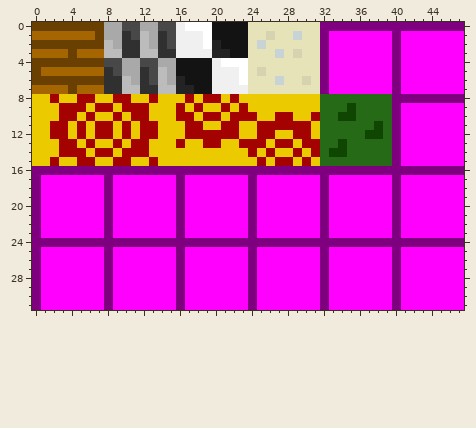
One commit to this pixel-art sprite: res/VISUAL_DATA/TILES/INTERIORS/floors.png. Above, as it was before the edit.
The file is 48x32 pixels. Colours within 5 levels of each other are drawn and written as one.
New version:
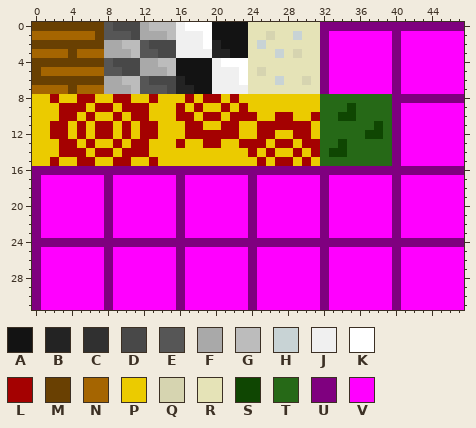
Palette (. is transparent): A #131313  B #232323  C #303030  D #484848  E #565656  F #a9a9a9  G #bcbcbc  H #c8d3d5  J #f0f0f0  K #ffffff  L #a40101  M #694002  N #a56501  P #ebcb00  Q #d6d4b0  R #e5e3b7  S #0f4602  T #266917  U #7f007f  V #ff00ff
Diff:
y 0: x 8..9 FF -> ED; x 13..15 FDD -> GGG
y 1: x 8..10 FFC -> EEE; x 12 G -> F; x 14..15 CD -> FG
y 2: x 8 G -> F; x 10..14 CCGFC -> GGEDD
y 3: x 8..15 GGCCGGCC -> FFFGEEDD
y 4: x 8 D -> E; x 10..15 FFDDFF -> DDFFGG
y 5: x 8..15 CDFFCDGF -> EEDDFFFG
y 6: x 8..9 CC -> FF; x 11..12 FC -> GE; x 14..15 GF -> DD
y 7: x 8..10 CCG -> FFF; x 12..15 CCGG -> EEED
